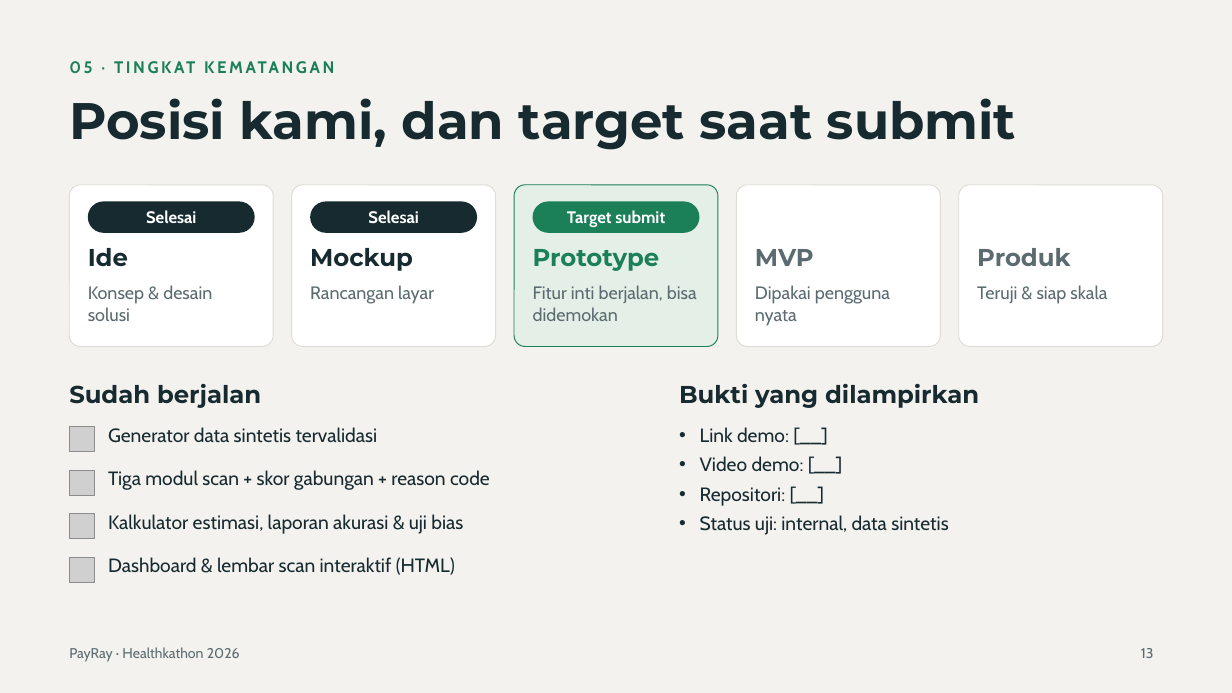
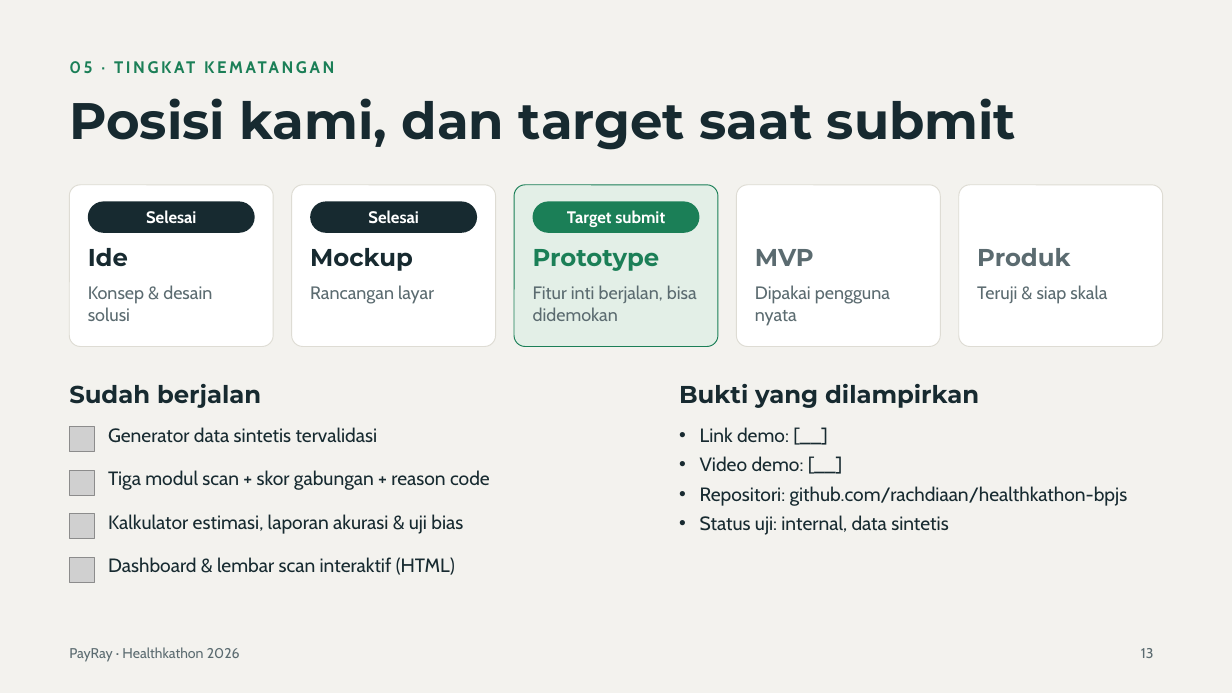
Before and after one commit to karuqii9704/healthkathon-bpjs, a slide deck: slide 13 of docs/deck/PayRay_Healthkathon2026_revisi.pptx. Drawn at 1232x693 pixels with LibreOffice and Linux fonts; fonts in the diff are those of the drawing; grey boxes stand for pictures. Boxes give left, top, right and bottom in pixels: in the first picture for what was removed or moved away, otherwise in the second. Text is boxed around its words. In the diff, an @@ line names an element or a change of style, - is before the commit and + after.

```diff
--- a/docs/deck/PayRay_Healthkathon2026_revisi.pptx
+++ b/docs/deck/PayRay_Healthkathon2026_revisi.pptx
@@ text at (x1=700, y1=486, x2=1128, y2=506): text changed @@
-• Repositori: [__]
+• Repositori: github.com/rachdiaan/healthkathon-bpjs
```
Also in this commit, not shown: 3 other files.
